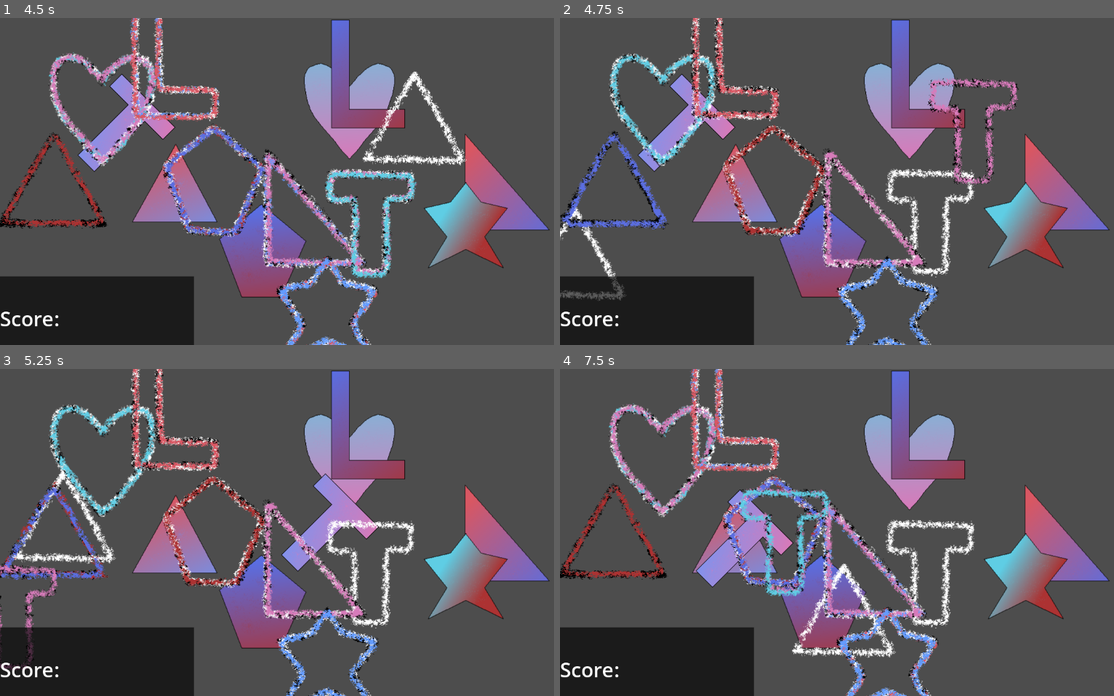
Above: before the commit, frames 1-4 (two rows, left to right).
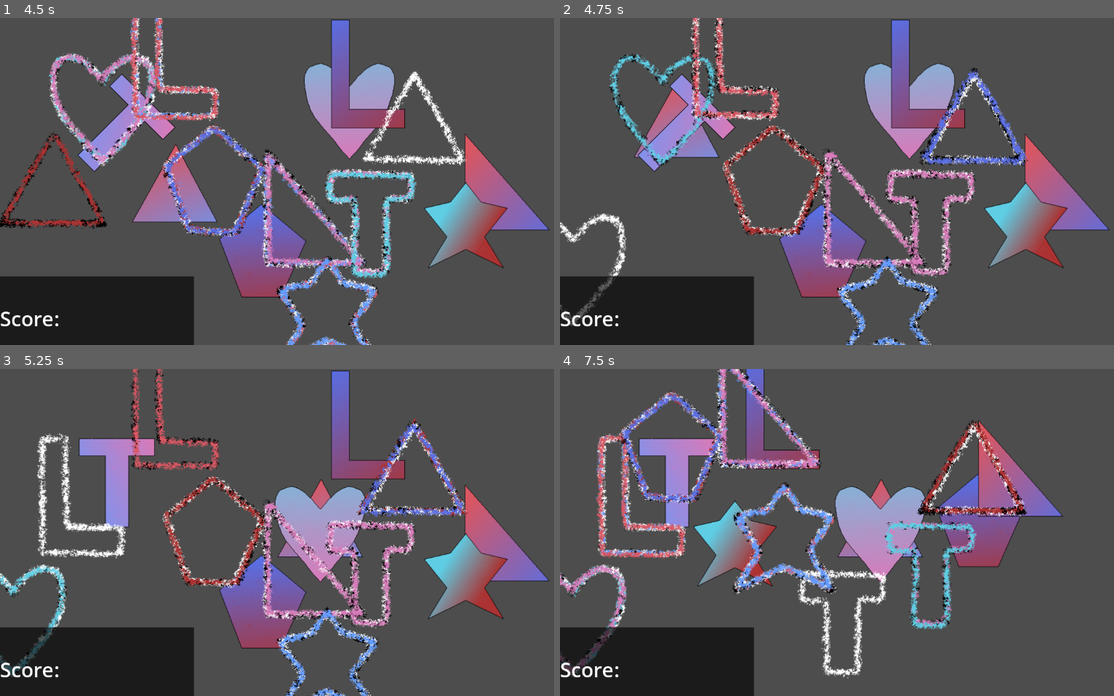
Above: after the commit, the same moments.

Repository: SucellosMusic/first-rhythm-game
Game: Godot game, scene res://Scenes/Levels/level_1.tscn
Same seed, same stepped clock (60 frames per second), same inputs: the game is played once before the commit and once after it. This scene is started directly instead of the project's main scene.
Inputs (mouse positions are in pixels of both pictures, inside the frame that each line leads up to):
- Up to frame 1 (4.5 s): tap Enter at 0.5 s; move the mouse to (421, 165) at 0.52 s; tap S (Input Shape) at 0.6, 2.85 s; move the mouse to (171, 197) at 1.27 s; click (171, 197) at 1.35 s; move the mouse to (349, 109) at 2.02 s; right-click (349, 109) at 2.1 s; move the mouse to (260, 246) at 2.77 s; move the mouse to (465, 230) at 3.52 s; click (465, 230) at 3.6 s; move the mouse to (116, 132) at 4.27 s; right-click (116, 132) at 4.35 s
- Up to frame 2 (4.75 s): no input
- Up to frame 3 (5.25 s): move the mouse to (321, 532) at 5.02 s; tap S (Input Shape) at 5.1 s
- Up to frame 4 (7.5 s): move the mouse to (764, 450) at 5.77 s; click (764, 450) at 5.85 s; move the mouse to (981, 516) at 6.52 s; right-click (981, 516) at 6.6 s; move the mouse to (731, 548) at 7.27 s; tap S (Input Shape) at 7.35 s

Frame 1 is identical in both runs. In frame 2, 8.6% of the frame differs, in the area x 0-85%, y 10-95%; in frame 3, 16%; in frame 4, 36%, in the area x 0-100%, y 0-100%.
Error before the commit: Invalid access of index '7' on a base object of type: 'Array[int]'. (res://Scenes/Sequences/sequence_manager.gd:38)

Commit message:
sequence loop
added sequence loop until alternate sequences are setup

Diff:
--- a/Scenes/Levels/Levels.gd
+++ b/Scenes/Levels/Levels.gd
@@ -75,6 +75,8 @@
 		sequencer.increment_values()
 		sequencer.set_next_position()
 
+
+
 	receivers[sequencer.recShape].position = sequencer.recPos
 	hints[sequencer.hintShape].position = sequencer.hintPos
 	receivers[sequencer.recShape].rotation_degrees = sequencer.recOrient
--- a/Scenes/Sequences/sequence_manager.gd
+++ b/Scenes/Sequences/sequence_manager.gd
@@ -31,7 +31,10 @@
 	assign_values()
 
 func increment_values() -> void:
-	currSequenceValues += 1
+	if currSequenceValues == sequences[currSequence].receiverPattern.size() - 1:
+		currSequenceValues = 0
+	else:
+		currSequenceValues += 1
 	assign_values()
 
 func assign_values() -> void:
